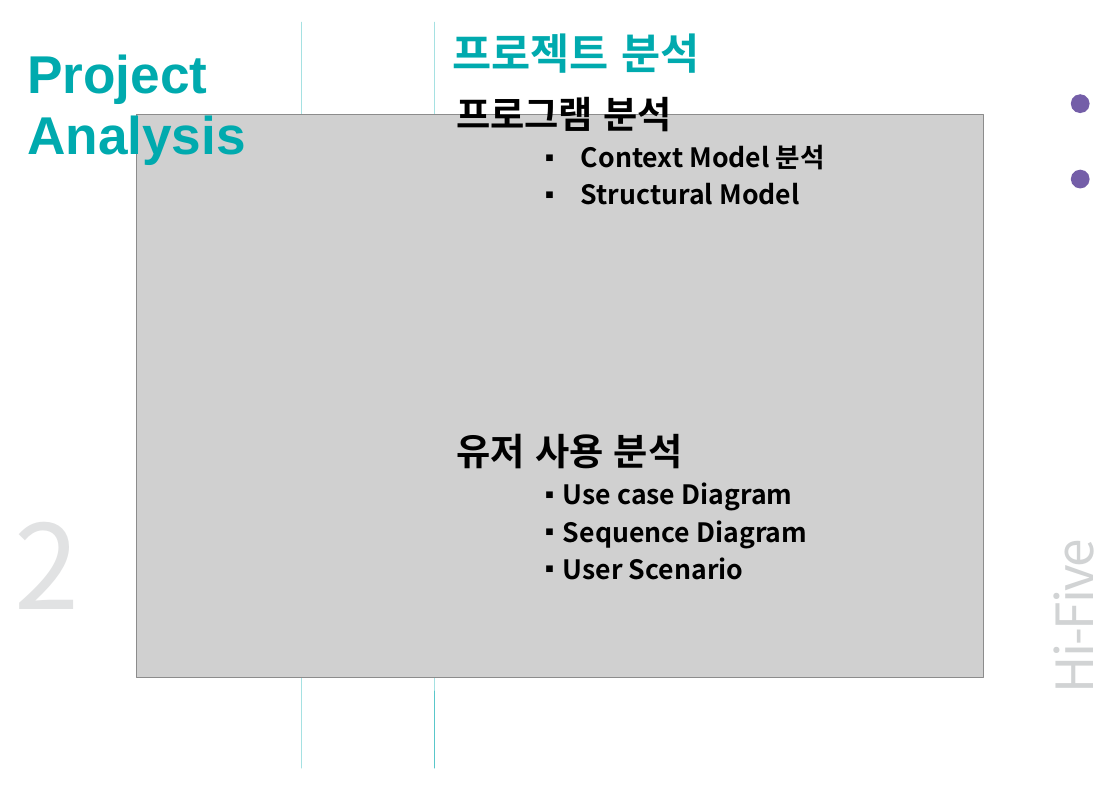
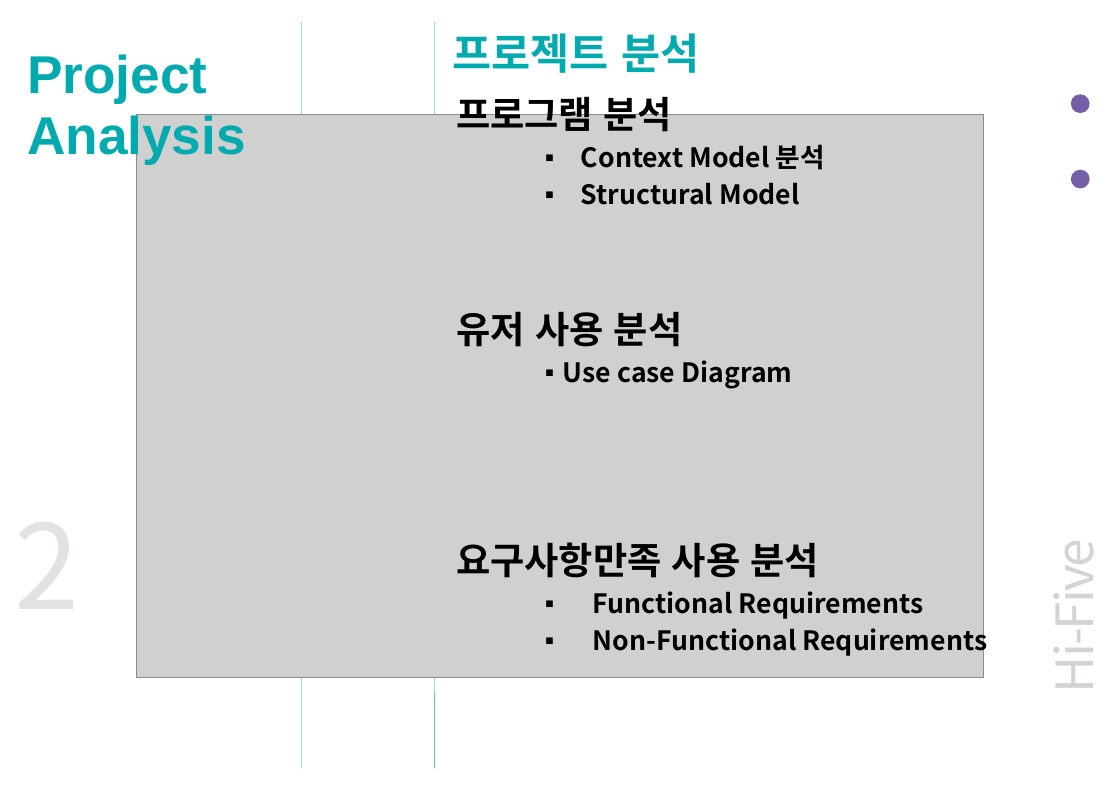
Before and after one commit to leehansol/ARProject, a slide deck: slide 6 of Documents/Final_v1.pptx. Drawn at 1120x792 pixels with LibreOffice and Linux fonts; fonts in the diff are those of the drawing; grey boxes stand for pictures. Boxes give left, top, right and bottom in pixels: in the first picture for what was removed or moved away, otherwise in the second. Text is boxed around its words. In the diff, an @@ line names an element or a change of style, - is before the commit and + after.

```diff
--- a/Documents/Final_v1.pptx
+++ b/Documents/Final_v1.pptx
@@ text at (x1=456, y1=542, x2=987, y2=658): text changed @@
-  ▪ Sequence Diagram
-  ▪ User Scenario
+요구사항만족 사용 분석
+  ▪ Functional Requirements
+  ▪ Non-Functional Requirements
```
Also in this commit, not shown: 6 other slides changed.
